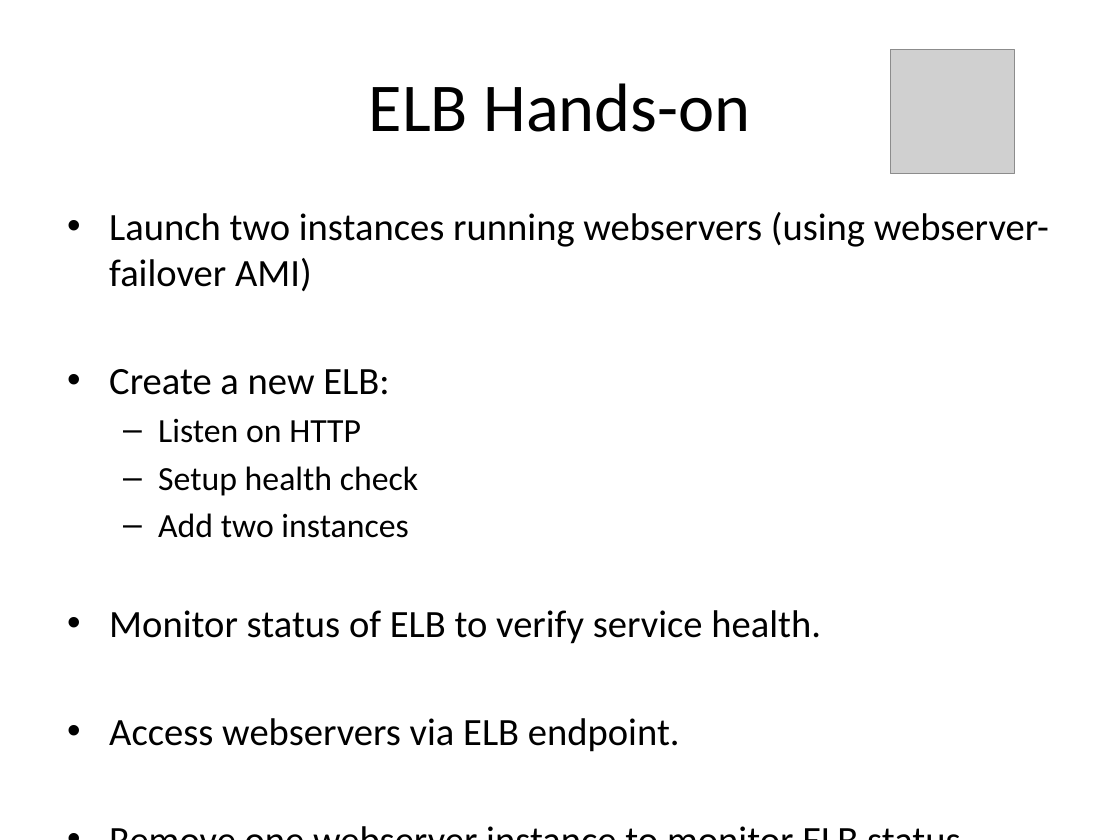
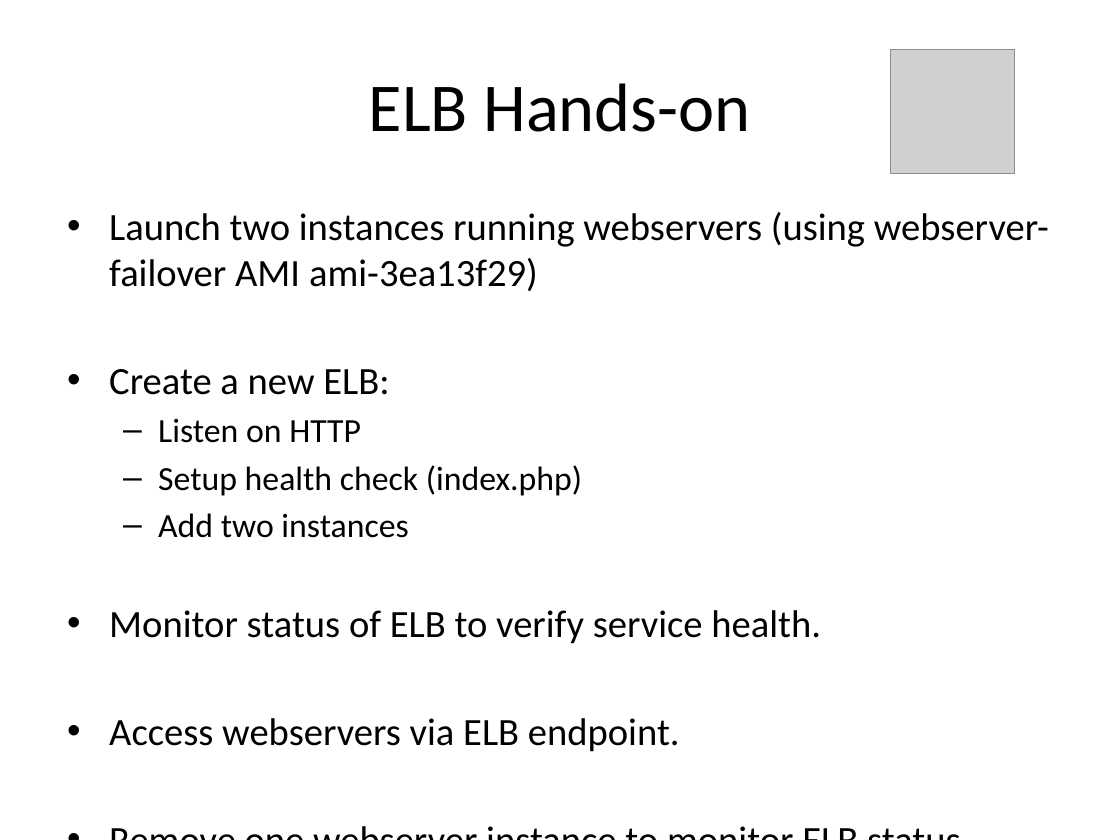
Before and after one commit to jasondbaker/infrastructure-class, a slide deck: slide 6 of lectures/infrastructure-week-5.pptx. Drawn at 1120x840 pixels with LibreOffice and Linux fonts; fonts in the diff are those of the drawing; grey boxes stand for pictures. Boxes give left, top, right and bottom in pixels: in the first picture for what was removed or moved away, otherwise in the second. Text is boxed around its words. In the diff, an @@ line names an element or a change of style, - is before the commit and + after.

```diff
--- a/lectures/infrastructure-week-5.pptx
+++ b/lectures/infrastructure-week-5.pptx
@@ text at [109,212,1049,291]: text changed @@
-• Launch two instances running webservers (using webserver-failover AMI)
+• Launch two instances running webservers (using webserver-failover AMI ami-3ea13f29)
@@ text at [158,465,582,496]: text changed @@
-  – Setup health check
+  – Setup health check (index.php)
```
Also in this commit, not shown: 2 other files.
